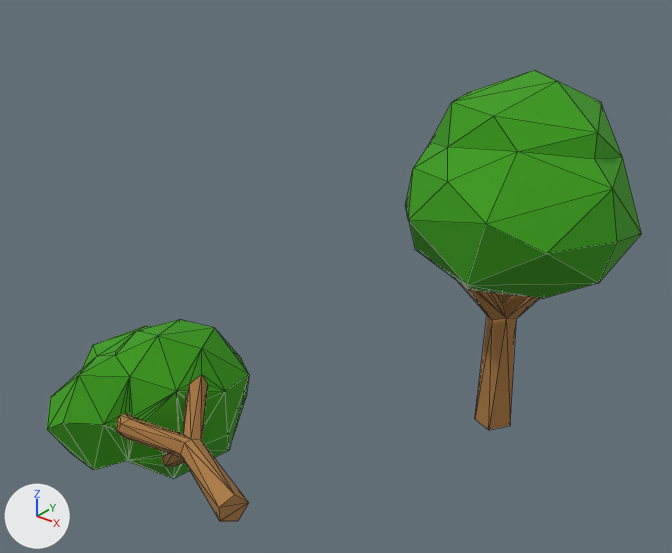
Before and after pictures for a commit that changed the glTF model utrecht_trees/data/content/3_2_0.glb.
Rendered twice from a camera (50 mm lens) standing at (136735.61, 451825.07, 14.78) and looking at (136723.91, 451839.7, 5.71). Every picture has the same lights, and +X, +Y and +Z are marked at lower left. The older version comes first. Mesh edges are drawn as thin lines.
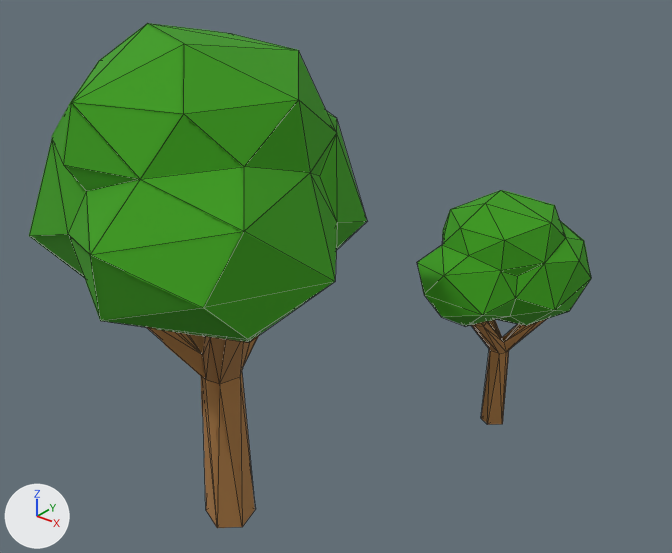
Location of each change, (x1, y1, x2, y2) in pixels of the pictures (672 x 553 px):
'Mesh_0', moved, turned, rescaled
    before: (46, 319, 249, 522)
    after: (29, 23, 367, 528)
'Mesh_0.001', moved, turned, rescaled
    before: (405, 70, 641, 430)
    after: (417, 190, 591, 424)

What changed in the scene script:
```text
Change ob_mesh_0:
    ob_mesh_0.location: (-4.86, 0.761, 0.0) -> (1.148, -1.204, 6.969)
    ob_mesh_0.rotation_euler: (0.0, 0.0, 1.181) -> (1.571, 0.0, 2.333)  # degrees (0, 0, 68) -> degrees (90, 0, 134)
    ob_mesh_0.scale: (1.54, 1.15, 1.54) -> (2.25, 1.68, 2.25)
Change ob_mesh_0_001:
    ob_mesh_0_001.location: (1.933, 8.072, 5.648) -> (2.139, 5.887, 3.784)
    ob_mesh_0_001.rotation_euler: (1.571, 0.0, -1.167) -> (1.571, 0.0, 1.202)  # degrees (90, 0, -67) -> degrees (90, 0, 69)
    ob_mesh_0_001.scale: (1.89, 1.42, 1.89) -> (1.29, 0.968, 1.29)
```
